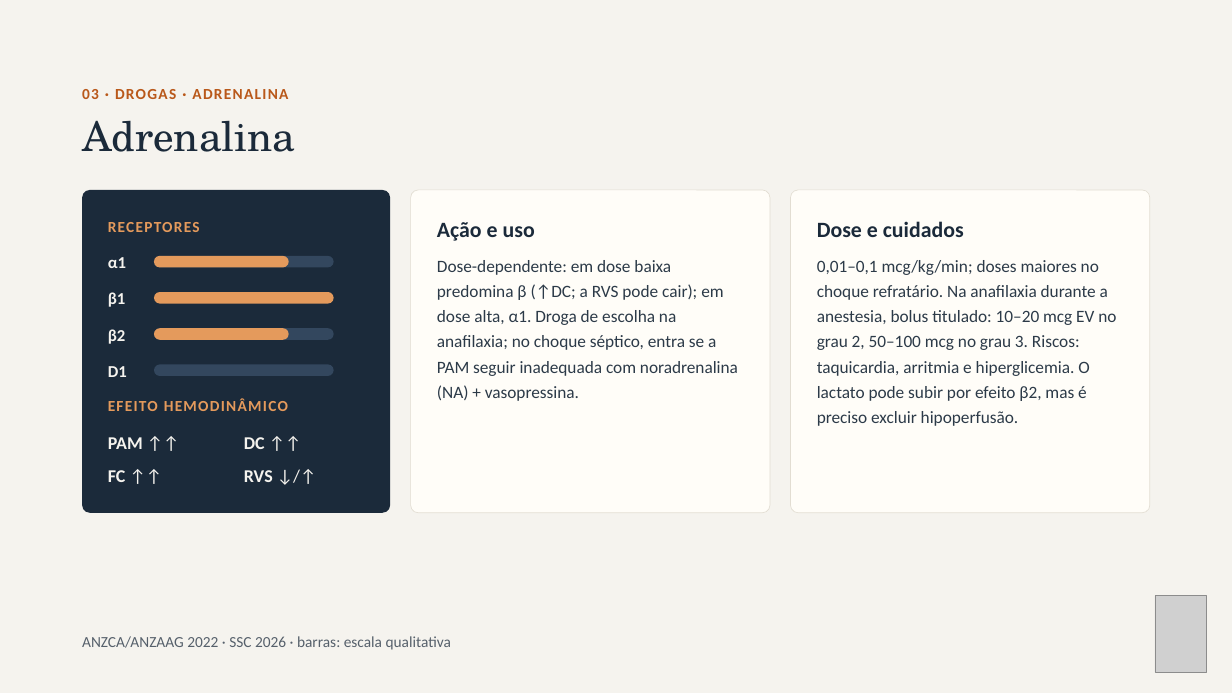
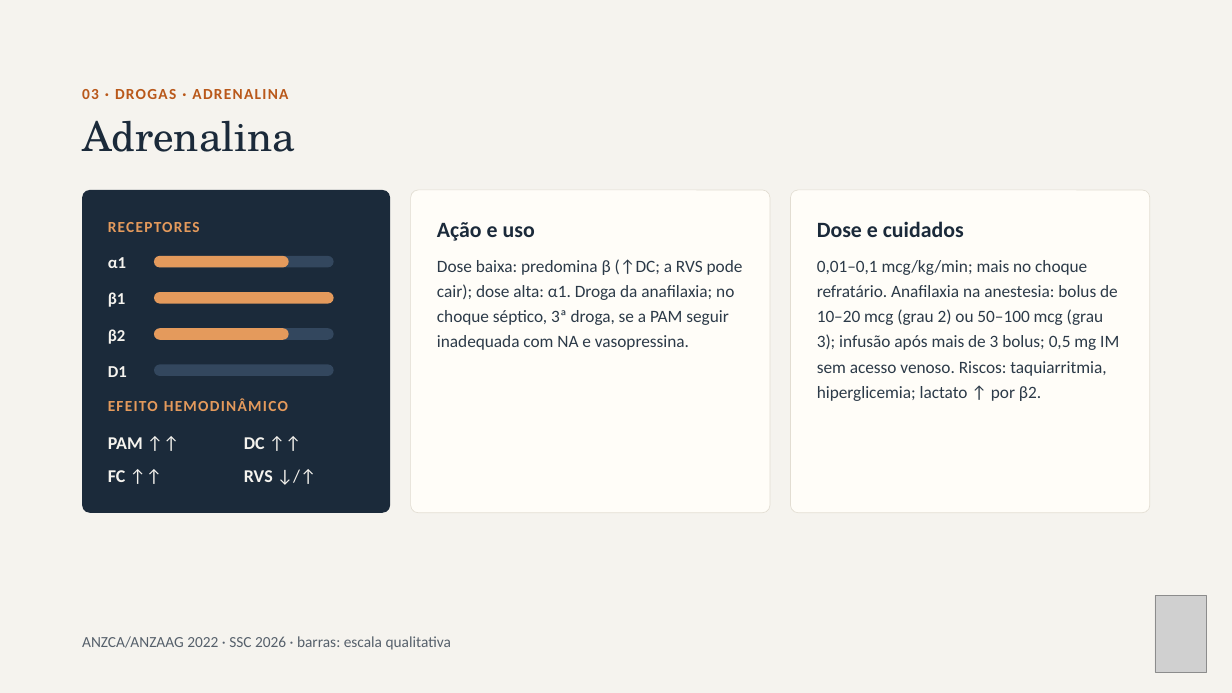
Before and after one commit to brunomoraesdubois-bit/Bruno, a slide deck: slide 7 of apresentacao/Aminas_Vasoativas.pptx (slide 8 before the commit). Drawn at 1232x693 pixels with LibreOffice and Linux fonts; fonts in the diff are those of the drawing; grey boxes stand for pictures. Boxes give left, top, right and bottom in pixels: in the first picture for what was removed or moved away, otherwise in the second. Text is boxed around its words. In the diff, an @@ line names an element or a change of style, - is before the commit and + after.

```diff
--- a/apresentacao/Aminas_Vasoativas.pptx
+++ b/apresentacao/Aminas_Vasoativas.pptx
@@ text at bbox=[437, 259, 743, 350]: text changed @@
-Dose-dependente: em dose baixa predomina β (↑DC; a RVS pode cair); em dose alta, α1. Droga de escolha na anafilaxia; no choque séptico, entra se a PAM seguir inadequada com noradrenalina (NA) + vasopressina.
+Dose baixa: predomina β (↑DC; a RVS pode cair); dose alta: α1. Droga da anafilaxia; no choque séptico, 3ª droga, se a PAM seguir inadequada com NA e vasopressina.
@@ text at bbox=[817, 260, 1119, 401]: text changed @@
-0,01–0,1 mcg/kg/min; doses maiores no choque refratário. Na anafilaxia durante a anestesia, bolus titulado: 10–20 mcg EV no grau 2, 50–100 mcg no grau 3. Riscos: taquicardia, arritmia e hiperglicemia. O lactato pode subir por efeito β2, mas é preciso excluir hipoperfusão.
+0,01–0,1 mcg/kg/min; mais no choque refratário. Anafilaxia na anestesia: bolus de 10–20 mcg (grau 2) ou 50–100 mcg (grau 3); infusão após mais de 3 bolus; 0,5 mg IM sem acesso venoso. Riscos: taquiarritmia, hiperglicemia; lactato ↑ por β2.
```
Also in this commit, not shown: 16 other slides changed, 26 other files.
